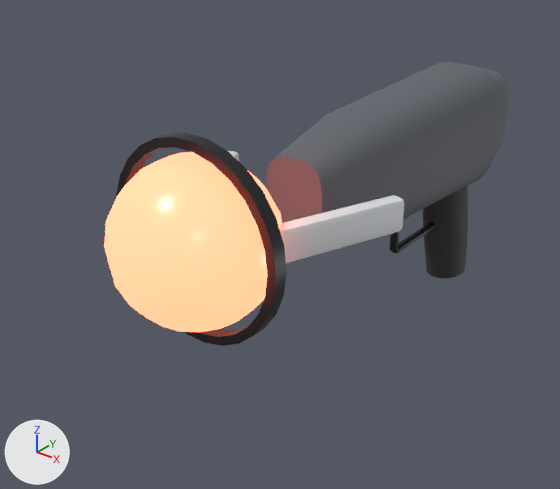
One commit to the glTF model assets/models/weapons/heavensgate.glb: the scene before it, then after it.
One viewpoint serves both versions: a 50 mm lens placed at (0.252, -0.488, 0.169), pointed at (-0.032, -0.133, -0.051). The lights are fixed; the arrows at lower left show +X, +Y and +Z. The older version comes first. Where no turn or scale is listed for an object, it has been applied to the vertices. Vertices at exactly the same position are counted once.

Objects in the first picture: 'Body'.
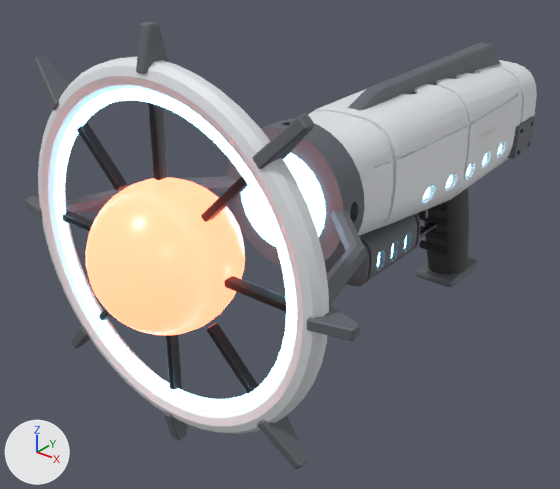
Location of each change, [x1, y1, x2, y2] in pixels of the pictures (560 x 489 px):
```json
{"object": "Body", "change": "reshaped", "before": [104, 62, 509, 346], "after": [25, 22, 537, 469], "on screen": "26% wider, 57% taller"}
{"object": "Body_marks", "change": "added", "after": [478, 125, 498, 148]}
{"part": 1, "of": "me_body", "change": "added", "after": [38, 57, 329, 434]}
{"part": 2, "of": "me_body", "change": "added", "after": [85, 177, 245, 336]}
{"part": 3, "of": "me_body", "change": "rebuilt", "before": [266, 62, 509, 223], "after": [308, 60, 537, 236]}
{"part": 4, "of": "me_body", "change": "rebuilt", "before": [228, 151, 239, 161], "after": [65, 176, 236, 215], "on screen": "mostly hidden before"}
{"part": 5, "of": "me_body", "change": "rebuilt", "before": [280, 195, 404, 263], "after": [327, 210, 367, 305], "on screen": "67% narrower, 39% taller"}
{"part": 6, "of": "me_body", "change": "deleted", "before": [116, 133, 287, 346]}
{"part": 7, "of": "me_body", "change": "built on", "before": [104, 152, 468, 332], "after": [25, 22, 535, 469]}
```

Scene script edits in JSON lines:
```json
{"op": "add", "block": "mat_energy", "code": ["mat_energy = principled_material('Energy')", "mat_energy.base_color = (0.3, 0.75, 1.0)  # cyan #95e1ff", "mat_energy.roughness = 0.3", "mat_energy.emission_color = (0.3, 0.75, 1.0)  # cyan #95e1ff", "mat_energy.emission_strength = 4.0"]}
{"op": "add", "block": "mat_rubber", "code": ["mat_rubber = principled_material('Rubber')", "mat_rubber.base_color = (0.02, 0.02, 0.02)  # black #272727", "mat_rubber.roughness = 0.95"]}
{"op": "add", "block": "mat_marking", "code": ["mat_marking = principled_material('Marking')", "mat_marking.base_color = (0.82, 0.78, 0.62)  # pale yellow #eae5ce", "mat_marking.roughness = 0.7"]}
{"block": "me_body", "where": "# used by ob_body; location = (0.0, 0.0, 0.0)"}
{"op": "remove", "block": "me_body", "code": "me_body.from_pydata(...)  # 662 vertices, 1296 faces; spans x -0.064..0.064, y -0.285..0.08, z -0.133..0.055"}
{"op": "add", "block": "me_body", "code": "me_body.from_pydata(...)  # 11878 vertices, 23540 faces; spans x -0.11..0.11, y -0.298..0.13, z -0.138..0.11"}
{"block": "me_body", "change": "me_body part 1: a new loose piece, a torus around y (ring radius 0.088, tube radius 0.007) spanning x -0.095..0.095, y -0.267..-0.253, z -0.095..0.095, in mat_paint (white #e5e7eb)"}
{"block": "me_body", "change": "me_body part 2: a new loose piece, a UV sphere (28 segments, 18 rings, poles along z) spanning x -0.038..0.038, y -0.298..-0.222, z -0.038..0.038, in mat_glow (red #ff6c50, glowing red #ff6c50)"}
{"block": "me_body", "change": "me_body part 3: the loose piece of 104 vertices spanning x -0.034..0.034, y -0.16..0.08, z -0.05..0.04 is rebuilt with 2768 vertices and now spans x -0.04..0.04, y -0.15..0.13, z -0.046..0.038, in mat_paint (white #e5e7eb)"}
{"block": "me_body", "change": "me_body part 4: the loose piece of 56 vertices spanning x -0.064..-0.016, y -0.257..-0.143, z -0.01..0.01 is rebuilt with 64 vertices and now spans x -0.091..-0.026, y -0.261..-0.156, z -0.005..0.005, in mat_accent (dark grey #61656c)"}
{"block": "me_body", "change": "me_body part 5: the loose piece of 56 vertices spanning x 0.016..0.064, y -0.257..-0.143, z -0.01..0.01 is rebuilt with 64 vertices and now spans x 0.026..0.091, y -0.261..-0.156, z -0.005..0.005, in mat_accent (dark grey #61656c)"}
{"block": "me_body", "change": "me_body part 6: the loose piece of 104 vertices spanning x -0.055..0.055, y -0.244..-0.236, z -0.055..0.055 is deleted"}
{"block": "me_body", "change": "me_body part 7: 2 vertices moved within x -0.002..0.002, y -0.039, z -0.081; 216 vertices removed from x -0.045..0.045, y -0.285..0.069, z -0.133..0.045; 7418 vertices added at x -0.11..0.11, y -0.268..0.105, z -0.138..0.11"}
{"op": "add", "block": "me_body", "code": "me_body.materials.append(mat_rubber)  # black #272727"}
{"op": "add", "block": "me_body", "code": "me_body.materials.append(mat_energy)  # cyan #95e1ff, glowing cyan #95e1ff"}
{"op": "add", "block": "me_body_marks", "code": ["me_body_marks = bpy.data.meshes.new('Body_marks')", "me_body_marks.from_pydata(...)  # 1772 vertices, 1716 faces; spans x -0.039..0.039, y -0.0162..0.0269, z -0.0075..0.0043", "me_body_marks.materials.append(mat_marking)  # pale yellow #eae5ce"]}
{"op": "add", "block": "ob_body_marks", "code": ["ob_body_marks = bpy.data.objects.new('Body_marks', me_body_marks)", "ob_body_marks.location = (0.0, 0.0, 0.0)"]}
```
